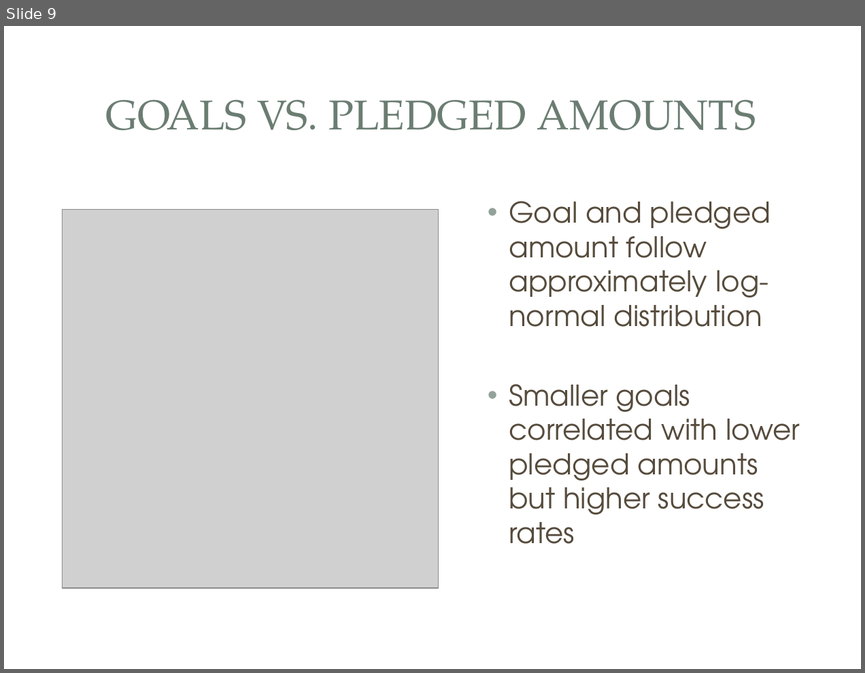
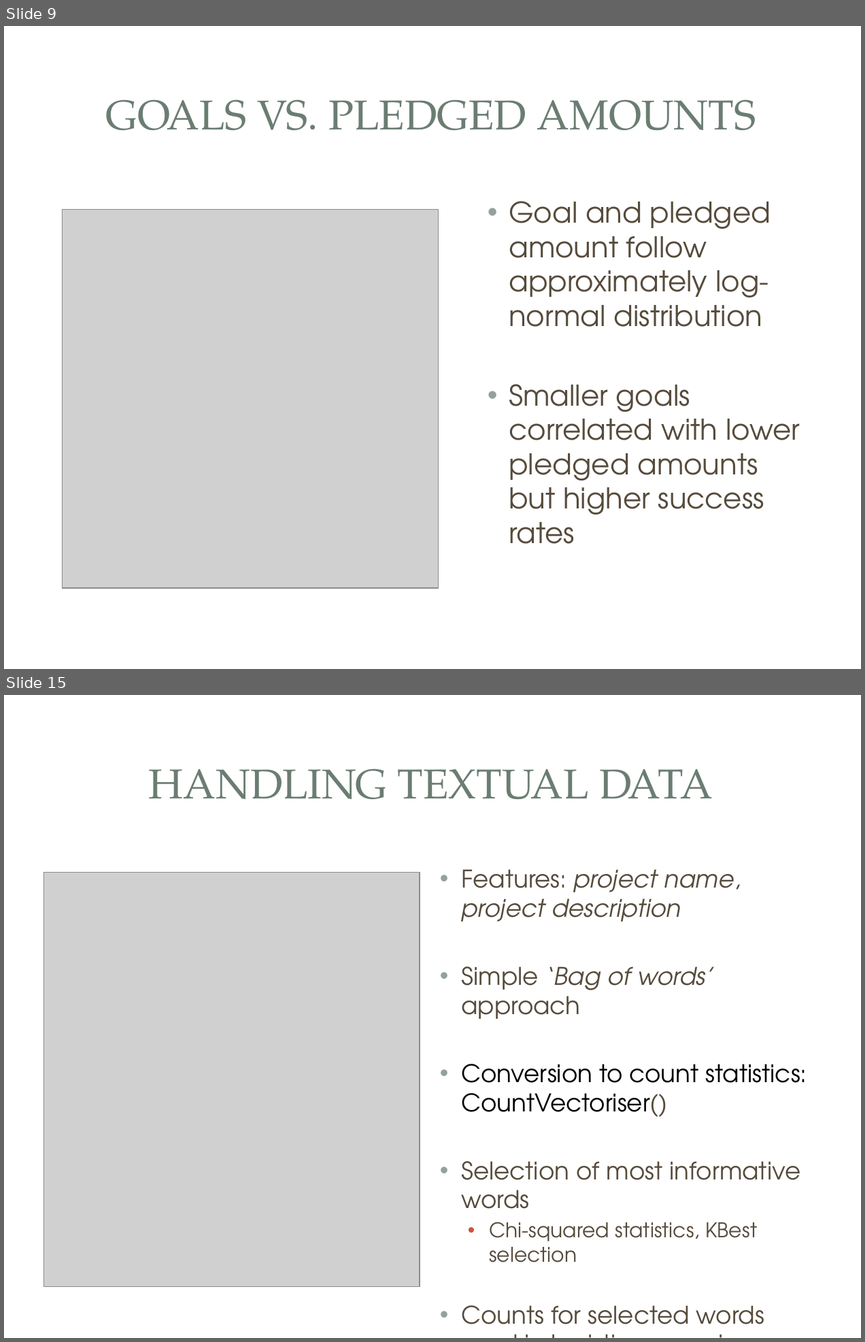
Before and after one commit to vlcekl/ds-crowdfunding, a slide deck: reports/crowdfunding_slidedeck.pptx. Shown one above the other, each under a label of ours: slide 9 before the commit, slides 9 and 15 after it; the slides between them are not shown. The pictures are 865x673 and 865x1342 pixels, drawn with LibreOffice and Linux fonts; fonts in the diff are those of the drawing; grey boxes stand for pictures; background and template pictures are left out. Boxes give left, top, right and bottom in pixels: in the first picture for what was removed or moved away, otherwise in the second. Text is boxed around its words. In the diff, an @@ line names an element or a change of style, - is before the commit and + after.

```diff
--- a/reports/crowdfunding_slidedeck.pptx
+++ b/reports/crowdfunding_slidedeck.pptx
@@ slide 15 added at [4, 695, 861, 1338], background picture (left out); not listed: 3 template elements that a slide beside it also shows @@
@@ title added at [149, 768, 713, 799], 35 pt, text #6B7D72 @@
+HANDLING TEXTUAL DATA
@@ picture added at [44, 872, 419, 1286] @@
@@ text added at [461, 869, 806, 1334], 20.4 pt, text #564B3C @@
+• Features: project name, project description
+• Simple ‘Bag of words’ approach
+• Conversion to count statistics: CountVectoriser()
+• Selection of most informative words
+  • Chi-squared statistics, KBest selection
+• Counts for selected words used in logistic regression
```
Also in this commit, not shown: 8 slides changed, 5 other slides added, 5 slides removed, 1 other file.
